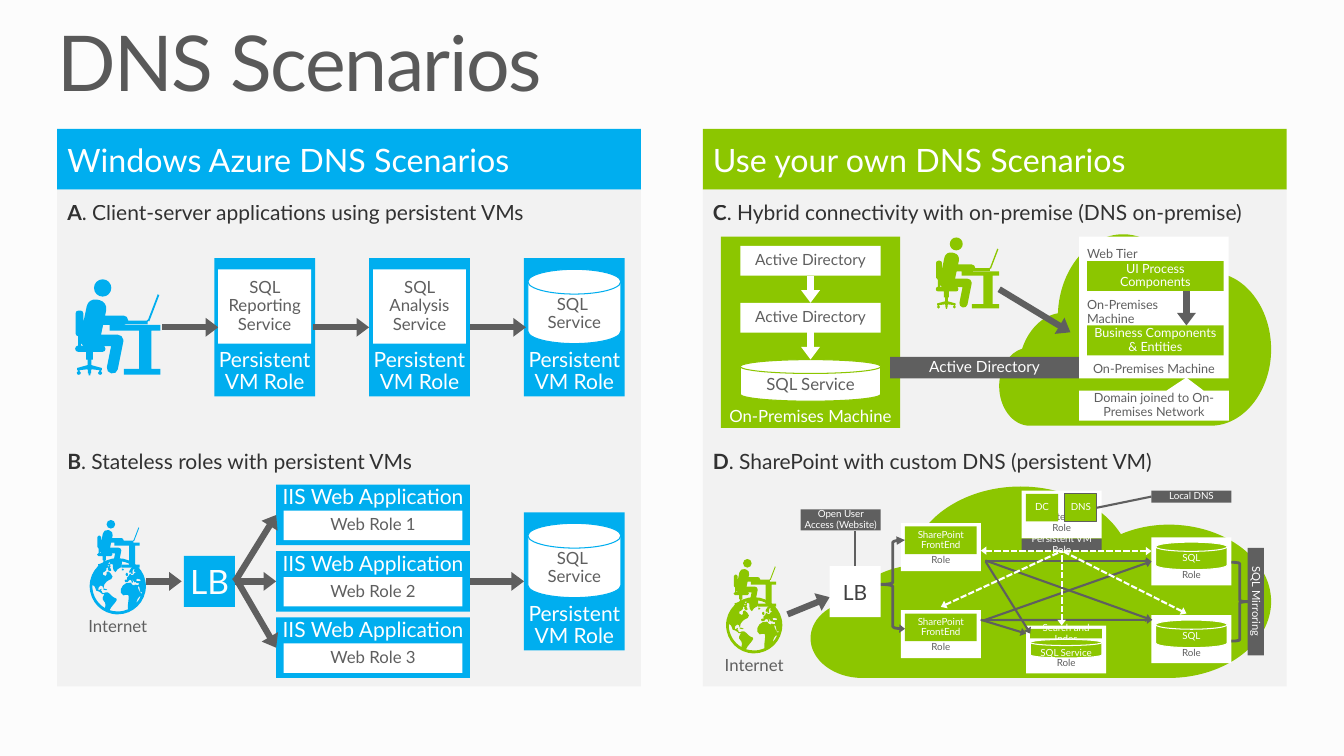
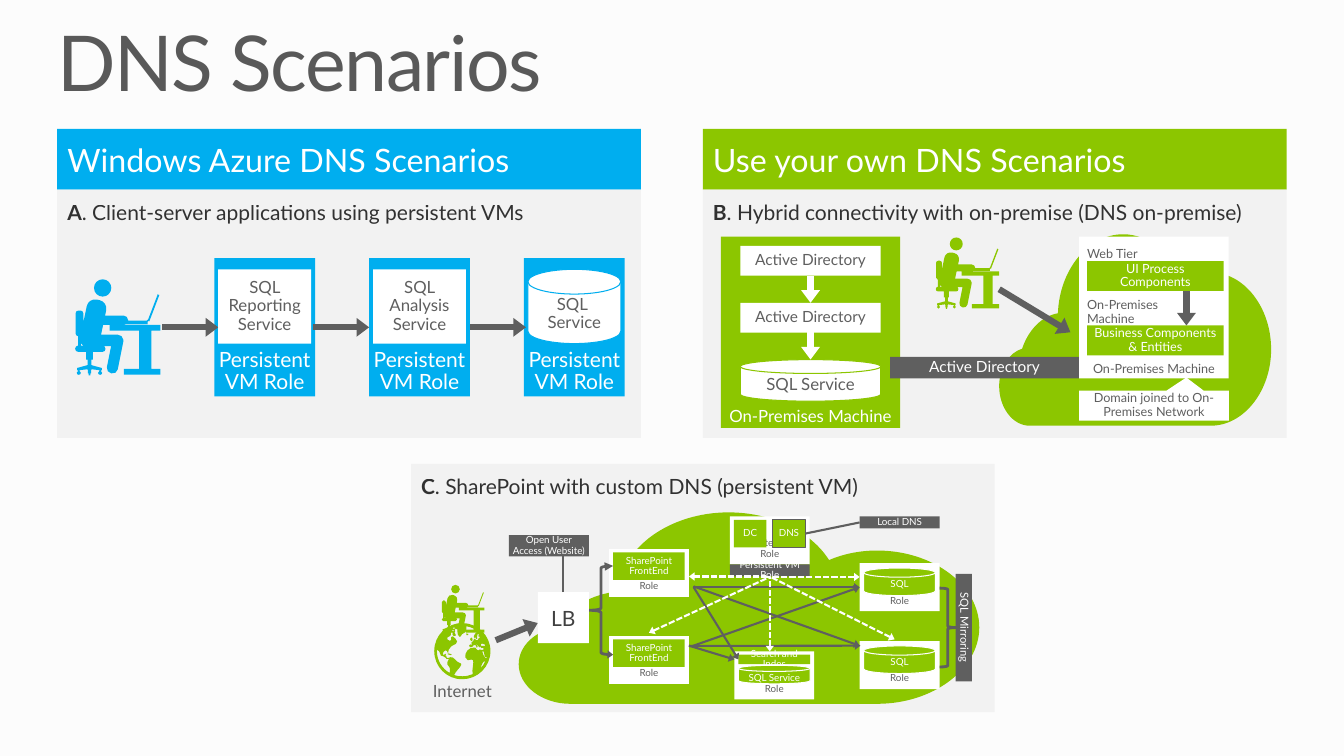
Before and after one commit to mwasham/PRESENTATION-VirtualNetworks, a slide deck: slide 11 of VirtualNetworks.pptx. Drawn at 1344x756 pixels with LibreOffice and Linux fonts; fonts in the diff are those of the drawing; background and template pictures are left out. Boxes give left, top, right and bottom in pixels: in the first picture for what was removed or moved away, otherwise in the second. Text is boxed around its words. In the diff, an @@ line names an element or a change of style, - is before the commit and + after.

```diff
--- a/VirtualNetworks.pptx
+++ b/VirtualNetworks.pptx
@@ text in rectangle at bbox=[713, 204, 1242, 224]: text changed @@
-C. Hybrid connectivity with on-premise (DNS on-premise)
+B. Hybrid connectivity with on-premise (DNS on-premise)
@@ rectangle removed at bbox=[57, 439, 641, 687] @@
-B. Stateless roles with persistent VMs
@@ text in rectangle at bbox=[421, 478, 858, 498]: text changed @@
-D. SharePoint with custom DNS (persistent VM)
+C. SharePoint with custom DNS (persistent VM)
@@ rectangle removed at bbox=[276, 485, 470, 545] @@
-IIS Web Application
@@ freeform shape removed at bbox=[97, 520, 139, 569] @@
@@ arrow removed from (235, 582) to (276, 515) @@
@@ rectangle removed at bbox=[283, 511, 462, 540] @@
-Web Role 1
@@ rectangle removed at bbox=[524, 512, 625, 650] @@
-Persistent VM Role
@@ cylinder removed at bbox=[528, 523, 621, 598] @@
-SQL
-Service
@@ freeform shape removed at bbox=[90, 559, 146, 615] @@
@@ rectangle removed at bbox=[185, 556, 236, 607] @@
-LB
@@ rectangle removed at bbox=[276, 552, 470, 612] @@
-IIS Web Application
@@ arrow removed from (146, 582) to (181, 582) @@
@@ arrow removed from (235, 582) to (276, 582) @@
@@ arrow removed from (235, 577) to (276, 648) @@
@@ rectangle removed at bbox=[283, 577, 462, 606] @@
-Web Role 2
@@ arrow removed from (470, 582) to (524, 582) @@
@@ 3 arrows, 2 rectangles, 1 freeform shape: place and size @@
-3 arrows, 2 rectangles, 1 freeform shape at bbox=[811, 487, 1271, 679]
+3 arrows, 2 rectangles, 1 freeform shape at bbox=[518, 512, 979, 704]
@@ text removed at bbox=[88, 620, 147, 632] @@
-Internet
@@ rectangle removed at bbox=[276, 618, 470, 679] @@
-IIS Web Application
@@ 15 rectangles, 9 arrows, 3 cylinders, 2 freeform shapes, 2 left braces, 2 lines, 1 text: place and size @@
-15 rectangles, 9 arrows, 3 cylinders, 2 freeform shapes, 2 left braces, 2 lines, 1 text at bbox=[703, 439, 1287, 687]
+15 rectangles, 9 arrows, 3 cylinders, 2 freeform shapes, 2 left braces, 2 lines, 1 text at bbox=[411, 464, 995, 712]
@@ rectangle removed at bbox=[283, 643, 462, 673] @@
-Web Role 3
```
Also in this commit, not shown: 1 other slide changed, 1 slide removed.
